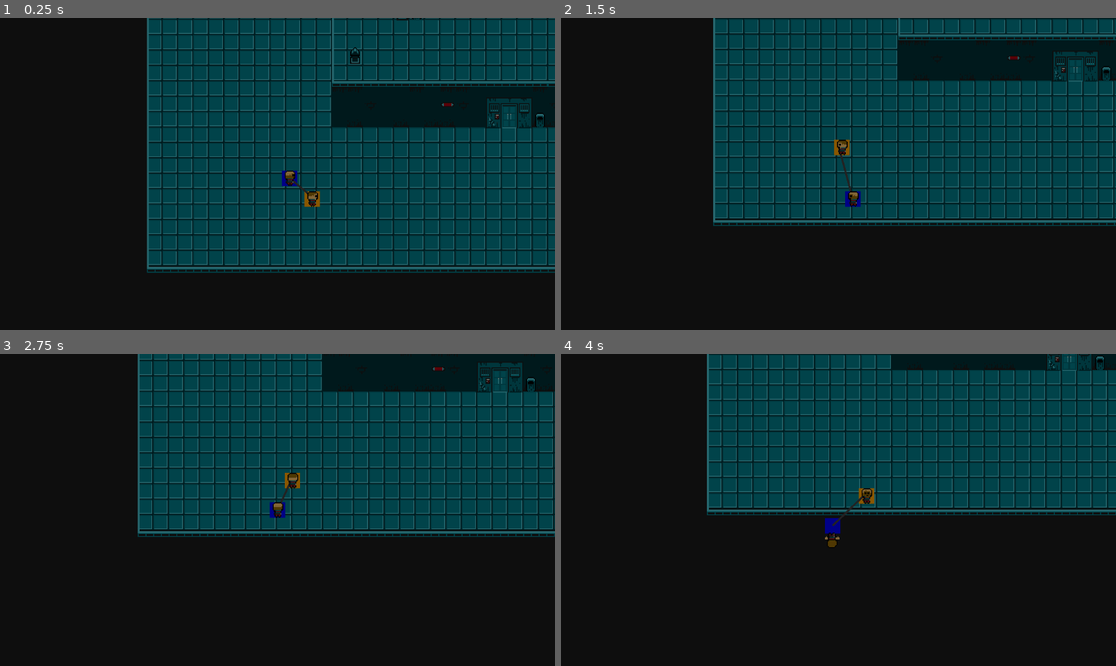
Above: before the commit, frames 1-4 (two rows, left to right).
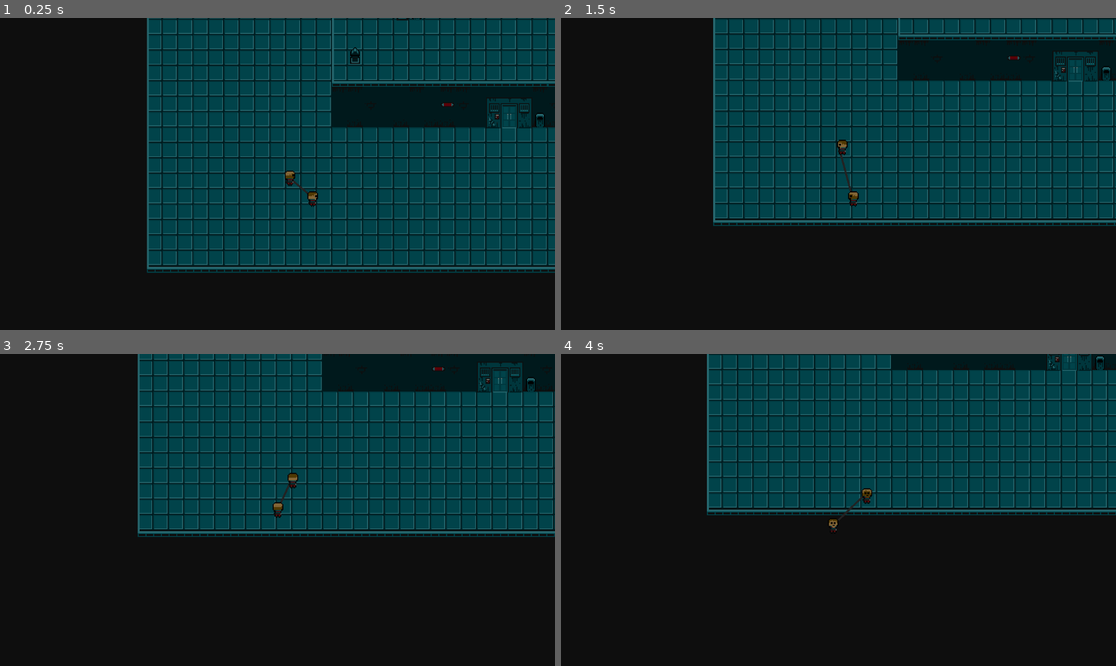
Above: after the commit, the same moments.

Repository: PixelDev43-godot/SNES-Jam-2-Team-Midnight-Ninja
Game: Godot game, scene res://TNCs and GDs/level_1.tscn
The game is run twice, just before and just after one commit, with the same random seed, the same clock (stepped at 60 frames per second) and the same inputs. Sound files missing from this copy of the repository are replaced by a short silence.
Inputs (mouse positions are in pixels of both pictures, inside the frame that each line leads up to):
- Up to frame 1 (0.25 s): no input
- Up to frame 2 (1.5 s): move the mouse to (960, 158) at 0.52 s; hold Up (lengthen) 0.53-1.28 s; click (960, 158) at 0.8 s; move the mouse to (727, 189) at 1.27 s; click (727, 189) at 1.35 s
- Up to frame 3 (2.75 s): right-click (166, 525) at 1.55 s; move the mouse to (333, 441) at 2.02 s; hold Down (shorten) from 2.03 s (still down); right-click (333, 441) at 2.1 s
- Up to frame 4 (4 s): move the mouse to (810, 572) at 2.77 s; release Down (shorten) at 2.78 s; tap Down (shorten) at 2.85 s; tap Up (lengthen) at 3.05 s; move the mouse to (1005, 556) at 3.52 s; hold Up (lengthen) from 3.53 s (still down); click (1005, 556) at 3.8 s

The runs differ from the first frame. In frame 1, 0.1% of the frame differs, in the area x 50-58%, y 48-61%; in frame 2, 0.1%; in frame 3, 0.1%; in frame 4, 0.3%, in the area x 47-57%, y 42-62%.

Commit message:
idk what i did

Diff:
--- a/lunacy/TNCs and GDs/box_attack.tscn
+++ b/lunacy/TNCs and GDs/box_attack.tscn
@@ -9,7 +9,7 @@
 [sub_resource type="QuadMesh" id="QuadMesh_04unm"]
 
 [sub_resource type="RectangleShape2D" id="RectangleShape2D_04unm"]
-size = Vector2(16, 16)
+size = Vector2(16, 21)
 
 [sub_resource type="AtlasTexture" id="AtlasTexture_u0p12"]
 atlas = ExtResource("3_elpsq")
@@ -396,10 +396,14 @@
 [sub_resource type="RectangleShape2D" id="RectangleShape2D_xa6a3"]
 size = Vector2(11, 16)
 
+[sub_resource type="RectangleShape2D" id="RectangleShape2D_o2e2a"]
+size = Vector2(29, 31)
+
 [node name="BoxAttack" type="CharacterBody2D"]
 script = ExtResource("1_pxxok")
 
 [node name="BoxVisuals" type="MeshInstance2D" parent="."]
+visible = false
 modulate = Color(0.0313726, 0.435294, 0, 1)
 z_index = -2
 scale = Vector2(16, 16)
@@ -413,6 +417,7 @@
 script = ExtResource("2_dd35l")
 
 [node name="CollisionShape2D" type="CollisionShape2D" parent="AreaTwo"]
+position = Vector2(0, 0.5)
 shape = SubResource("RectangleShape2D_04unm")
 
 [node name="Animation2" type="AnimatedSprite2D" parent="."]
@@ -449,7 +454,12 @@
 position = Vector2(-0.5, 0)
 shape = SubResource("RectangleShape2D_xa6a3")
 
+[node name="enemy collision2" type="Area2D" parent="."]
+
+[node name="enemy collider2" type="CollisionShape2D" parent="enemy collision2"]
+position = Vector2(2.5, -1.5)
+shape = SubResource("RectangleShape2D_o2e2a")
+
 [connection signal="area_entered" from="AreaTwo" to="." method="_on_area_two_area_entered"]
 [connection signal="body_shape_entered" from="wall collision 2" to="." method="_on_wall_collision_body_shape_entered"]
-[connection signal="body_shape_entered" from="wall collision 2" to="." method="_on_wall_collision_2_body_shape_entered"]
 [connection signal="body_shape_entered" from="pit collision 2" to="." method="_on_pit_collision_2_body_shape_entered"]
--- a/lunacy/TNCs and GDs/box_defend.tscn
+++ b/lunacy/TNCs and GDs/box_defend.tscn
@@ -8,7 +8,7 @@
 [sub_resource type="QuadMesh" id="QuadMesh_04unm"]
 
 [sub_resource type="RectangleShape2D" id="RectangleShape2D_xeg8f"]
-size = Vector2(16, 16)
+size = Vector2(20, 23)
 
 [sub_resource type="AtlasTexture" id="AtlasTexture_v2q14"]
 atlas = ExtResource("2_oi0t6")
@@ -410,7 +410,7 @@
 size = Vector2(3, 2)
 
 [sub_resource type="RectangleShape2D" id="RectangleShape2D_nf4p8"]
-size = Vector2(12, 16)
+size = Vector2(31, 38)
 
 [node name="BoxDefend" type="CharacterBody2D"]
 position = Vector2(0, -60)
@@ -420,6 +420,7 @@
 attack_visuals = false
 
 [node name="BoxVisuals" type="MeshInstance2D" parent="."]
+visible = false
 modulate = Color(0.0313726, 0, 0.976471, 1)
 z_index = -2
 scale = Vector2(16, 16)
@@ -430,6 +431,7 @@
 collision_mask = 2
 
 [node name="CollisionShape2D" type="CollisionShape2D" parent="AreaOne"]
+position = Vector2(0, 0.5)
 shape = SubResource("RectangleShape2D_xeg8f")
 
 [node name="animation" type="AnimatedSprite2D" parent="."]
@@ -472,7 +474,8 @@
 collision_layer = 8
 collision_mask = 8
 
-[node name="CollisionShape2D" type="CollisionShape2D" parent="enemy collision"]
+[node name="enemy collider" type="CollisionShape2D" parent="enemy collision"]
+position = Vector2(-0.5, 2)
 shape = SubResource("RectangleShape2D_nf4p8")
 
 [connection signal="area_entered" from="AreaOne" to="." method="_on_area_one_area_entered"]
--- a/lunacy/TNCs and GDs/box_states.gd
+++ b/lunacy/TNCs and GDs/box_states.gd
@@ -8,7 +8,7 @@
 
 @export var attack_visuals = true
 @onready var animation: AnimatedSprite2D = $animation
-@onready var animation_2: AnimatedSprite2D = $"../BoxAttack/Animation2"
+@onready var animation2: AnimatedSprite2D = $"../BoxAttack/Animation2"
 
 func _physics_process(delta: float) -> void:
 
@@ -44,6 +44,7 @@
 			if two_attacking:
 				area.get_parent().queue_free()
 				get_parent().enemy_down()
+				print("why wont this work?")
 			else:
 				get_tree().call_deferred("change_scene_to_file", "res://scenes/lose_screen.tscn")
 		elif area.is_in_group("hurt"):
@@ -95,15 +96,16 @@
 
 
 func _on_wall_collision_2_body_shape_entered(body_rid: RID, body: Node2D, body_shape_index: int, local_shape_index: int) -> void:
-	animation_2.play("lose")
+	animation2.play("lose")
 	print("oh no")
 	$"animation timer".start()
+
 
 
 func _on_pit_collision_2_body_shape_entered(body_rid: RID, body: Node2D, body_shape_index: int, local_shape_index: int) -> void:
 	if one_attacking:
 		pass
 	else:
-		animation_2.play("fall")
+		animation2.play("fall")
 		print("ahhhhhhhh")
 		$"animation timer".start()
--- a/lunacy/TNCs and GDs/enemy.tscn
+++ b/lunacy/TNCs and GDs/enemy.tscn
@@ -1,7 +1,7 @@
 [gd_scene load_steps=31 format=3 uid="uid://dqkfvifkfig8i"]
 
 [ext_resource type="Script" path="res://TNCs and GDs/enemy.gd" id="1_7p1mj"]
-[ext_resource type="Texture2D" uid="uid://d4kknfcl0xwvs" path="res://TNCs and GDs/drone spritesheet.png" id="2_cead7"]
+[ext_resource type="Texture2D" uid="uid://d4kknfcl0xwvs" path="res://art/drone spritesheet.png" id="2_cead7"]
 
 [sub_resource type="RectangleShape2D" id="RectangleShape2D_7p1mj"]
 size = Vector2(14, 14)
--- a/lunacy/TNCs and GDs/level_1.tscn
+++ b/lunacy/TNCs and GDs/level_1.tscn
@@ -1,10 +1,13 @@
-[gd_scene load_steps=12 format=4 uid="uid://rp2cb71j4j44"]
+[gd_scene load_steps=16 format=4 uid="uid://rp2cb71j4j44"]
 
 [ext_resource type="Texture2D" uid="uid://br82xktmoimtw" path="res://art/tilesets/neo_zero_props_and_items_01.png" id="1_hx4dt"]
 [ext_resource type="Texture2D" uid="uid://bwn34g86fxjqi" path="res://art/tilesets/neo_zero_tiles_and_buildings.png" id="2_tio76"]
 [ext_resource type="Texture2D" uid="uid://v6d7xa0jtqwe" path="res://art/tilesets/falthrough tiles.png" id="3_62cav"]
 [ext_resource type="Texture2D" uid="uid://blfb6bt6ytbws" path="res://art/tilesets/sludge tileset (2).png" id="4_3f5i6"]
 [ext_resource type="PackedScene" uid="uid://orbh6hgv666n" path="res://TNCs and GDs/spin_boxes.tscn" id="5_wgwab"]
+[ext_resource type="AudioStream" uid="uid://dvnclcuxdr6wq" path="res://music/lunacy themes/lunacy theme flute.wav" id="7_u5d6h"]
+[ext_resource type="AudioStream" uid="uid://08ul5jiqr62o" path="res://music/lunacy themes/lunacy theme low.wav" id="8_ftnki"]
+[ext_resource type="AudioStream" uid="uid://bdwgxk2i55otn" path="res://music/lunacy themes/lunacy theme.wav" id="9_w2em5"]
 [ext_resource type="PackedScene" uid="uid://dqkfvifkfig8i" path="res://TNCs and GDs/enemy.tscn" id="13_yosqs"]
 
 [sub_resource type="TileSetAtlasSource" id="TileSetAtlasSource_5c20q"]
@@ -320,6 +323,13 @@
 sources/3 = SubResource("TileSetAtlasSource_ibdyc")
 sources/4 = SubResource("TileSetAtlasSource_t1e50")
 
+[sub_resource type="AudioStreamPlaylist" id="AudioStreamPlaylist_r7t8v"]
+shuffle = true
+stream_count = 3
+stream_0 = ExtResource("7_u5d6h")
+stream_1 = ExtResource("8_ftnki")
+stream_2 = ExtResource("9_w2em5")
+
 [node name="world" type="Node2D"]
 modulate = Color(0.541234, 0.530383, 0.528936, 1)
 
@@ -352,7 +362,11 @@
 enabled = false
 
 [node name="Enemy" parent="." instance=ExtResource("13_yosqs")]
-position = Vector2(20, -128)
+position = Vector2(22, -302)
 
 [node name="PlayerMain" parent="." instance=ExtResource("5_wgwab")]
 position = Vector2(53, 84)
+
+[node name="playlist" type="AudioStreamPlayer2D" parent="."]
+stream = SubResource("AudioStreamPlaylist_r7t8v")
+autoplay = true
--- a/lunacy/TNCs and GDs/main_boxes.gd
+++ b/lunacy/TNCs and GDs/main_boxes.gd
@@ -4,64 +4,66 @@
 var rotation_speed = 3.0
 var target_rotation_speed = -3.0
 var pivot_point = Vector2(100, 100)
-@onready var is_attack = true
 var radius_d = 0.0
 var radius_a = 32
 var radius_lenghth = 0
+var enemy_count = 20
+var slow_down_delta = 0.05
+var can_rotate = true
+
+@onready var is_attack = true
 @onready var box_d = $BoxDefend
 @onready var box_a = $BoxAttack
-var enemy_count = 20
 @onready var reverse = false
-var slow_down_delta = 0.05
+@onready var enemy_collider: CollisionShape2D = $"enemy collision/enemy collider"
+@onready var enemy_collider_2: CollisionShape2D = $"enemy collision2/enemy collider2"
 
 
 func _physics_process(delta):
-
-
 	#line placement
-	# Get global positions of the two players
-	var p1 = box_d.position
-	var p2 = box_a.position
+	# Get positions of the two players
+		var p1 = box_d.position
+		var p2 = box_a.position
 
 	# Update line points
-	$line.points = [p1, p2]
+		$line.points = [p1, p2]
 
 
 
 
 
 
-	if reverse:
-		target_rotation_speed = -3.0
-	else:
-		target_rotation_speed = 3.0
-	rotation_speed = lerp(rotation_speed, target_rotation_speed, slow_down_delta)
-	angle += rotation_speed * delta
-	if radius_d != 0:
-		box_d.global_position = get_rotated_pos(pivot_point, radius_d + radius_lenghth, angle)
-	else:
-		box_d.global_position = get_rotated_pos(pivot_point, radius_d, angle)
-	if radius_a != 0:
-		box_a.global_position = get_rotated_pos(pivot_point, radius_a + radius_lenghth, angle)
-	else:
-		box_a.global_position = get_rotated_pos(pivot_point, radius_a, angle)
-	if is_attack:
-		$Camera.global_position = box_d.global_position
-	else:
-		$Camera.global_position = box_a.global_position
-	if Input.is_action_just_pressed("p-swap"):
-		swap_pivots()
-		is_attack = !is_attack
-	if Input.is_action_just_pressed("reverse"):
-		reverse = !reverse
-	if Input.is_action_pressed("lengthen"):
-		if radius_lenghth <= 32:
-			target_rotation_speed += 1
-			radius_lenghth += 0.5
-	if Input.is_action_pressed("shorten"):
-		if radius_lenghth >= 0:
-			target_rotation_speed -= 1
-			radius_lenghth -= 0.5
+		if reverse:
+			target_rotation_speed = -3.0
+		else:
+			target_rotation_speed = 3.0
+		rotation_speed = lerp(rotation_speed, target_rotation_speed, slow_down_delta)
+		angle += rotation_speed * delta
+		if radius_d != 0:
+			box_d.global_position = get_rotated_pos(pivot_point, radius_d + radius_lenghth, angle)
+		else:
+			box_d.global_position = get_rotated_pos(pivot_point, radius_d, angle)
+		if radius_a != 0:
+			box_a.global_position = get_rotated_pos(pivot_point, radius_a + radius_lenghth, angle)
+		else:
+			box_a.global_position = get_rotated_pos(pivot_point, radius_a, angle)
+		if is_attack:
+			$Camera.global_position = box_d.global_position
+		else:
+			$Camera.global_position = box_a.global_position
+		if Input.is_action_just_pressed("p-swap"):
+			swap_pivots()
+			is_attack = !is_attack
+		if Input.is_action_just_pressed("reverse"):
+			reverse = !reverse
+		if Input.is_action_pressed("lengthen"):
+			if radius_lenghth <= 32:
+				target_rotation_speed += 1
+				radius_lenghth += 0.5
+		if Input.is_action_pressed("shorten"):
+			if radius_lenghth >= 0:
+				target_rotation_speed -= 1
+				radius_lenghth -= 0.5
 func get_rotated_pos(pivot: Vector2, radius: float, theta: float) -> Vector2:
 	var x = pivot.x + (radius * cos(theta))
 	var y = pivot.y + (radius * sin(theta))
@@ -74,6 +76,7 @@
 		radius_a = 0.0
 		radius_d = 32.0
 		pivot_point = box_a.global_position
+
 	else:
 		radius_a = 32.0
 		radius_d = 0.0
@@ -93,3 +96,11 @@
 func _on_slime_collision_2_body_shape_entered(body_rid: RID, body: Node2D, body_shape_index: int, local_shape_index: int) -> void:
 	reverse = !reverse
 	print ("please help me")
+
+
+func _on_wall_collision_body_shape_entered(body_rid: RID, body: Node2D, body_shape_index: int, local_shape_index: int) -> void:
+	can_rotate = false
+
+
+func _on_wall_collision_2_body_shape_entered(body_rid: RID, body: Node2D, body_shape_index: int, local_shape_index: int) -> void:
+	can_rotate = false
--- a/lunacy/TNCs and GDs/spin_boxes.tscn
+++ b/lunacy/TNCs and GDs/spin_boxes.tscn
@@ -25,5 +25,8 @@
 width = 2.0
 default_color = Color(0.255659, 0.255659, 0.255659, 1)
 
+[connection signal="body_shape_entered" from="BoxDefend/wall collision" to="." method="_on_wall_collision_body_shape_entered"]
+[connection signal="body_shape_entered" from="BoxAttack/wall collision 2" to="." method="_on_wall_collision_2_body_shape_entered"]
+
 [editable path="BoxDefend"]
 [editable path="BoxAttack"]
Not shown: 1 places in lunacy/TNCs and GDs/box_attack.tscn that only renumber resources
Renamed: lunacy/TNCs and GDs/drone spritesheet.png -> lunacy/art/drone spritesheet.png
Not shown, changed: lunacy/art/drone spritesheet.png.import
Renamed: lunacy/TNCs and GDs/heavy drone.png -> lunacy/art/heavy drone.png
Not shown, changed: lunacy/art/heavy drone.png.import
